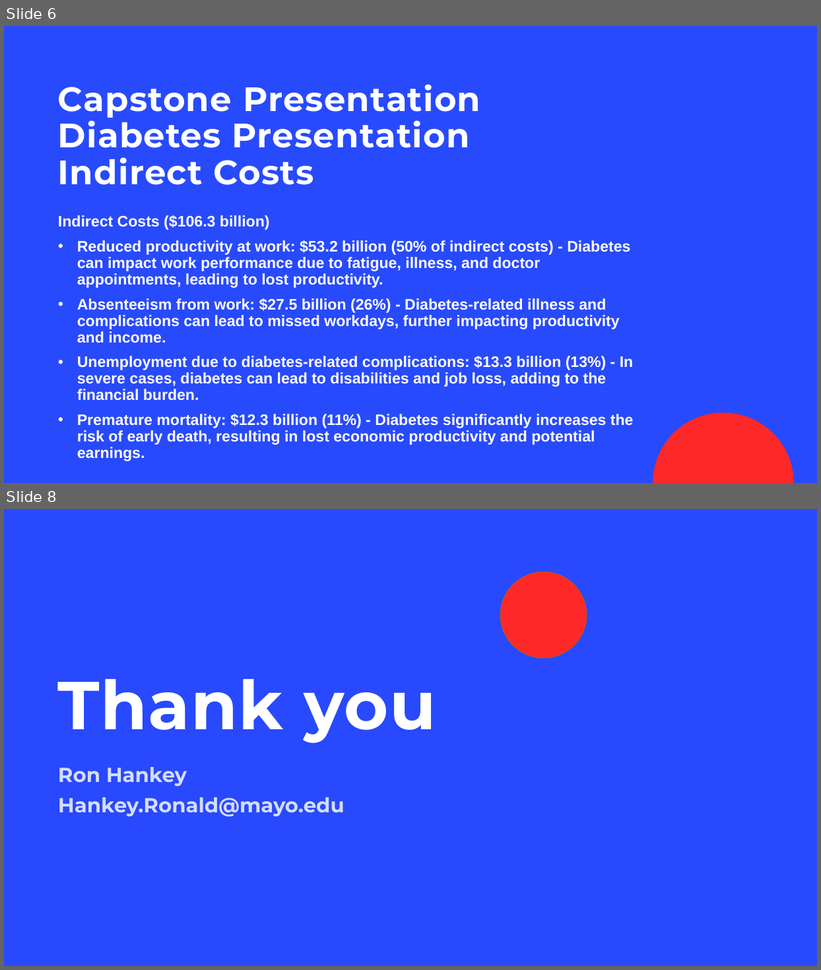
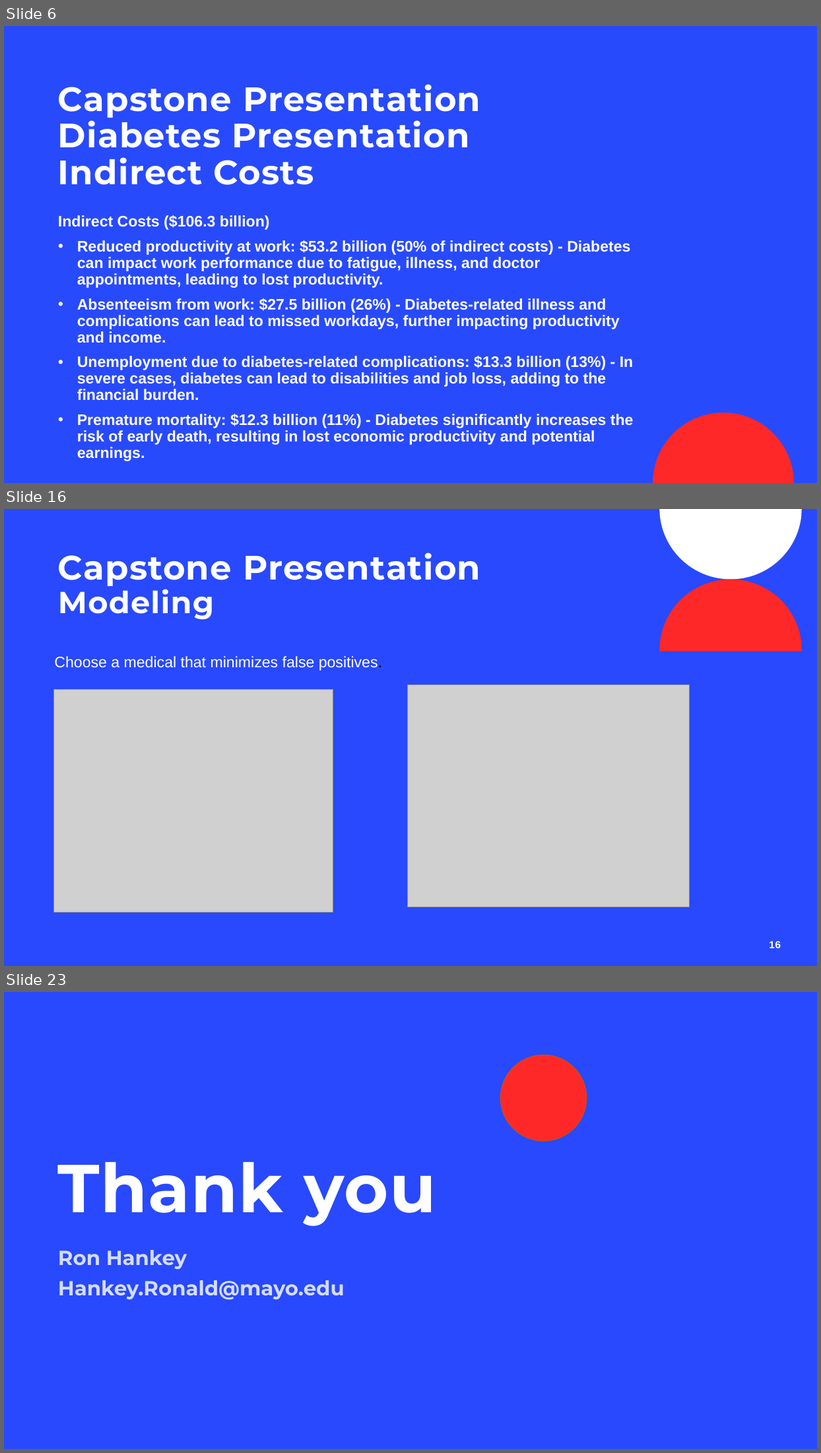
Before and after one commit to lykkelig/Capstone-Two, a slide deck: Capstone_Presentation.pptx. Shown one above the other, each under a label of ours: slides 6 and 8 before the commit, slides 6, 16 and 23 after it; the slides between them are not shown. The pictures are 821x970 and 821x1453 pixels, drawn with LibreOffice and Linux fonts; fonts in the diff are those of the drawing; grey boxes stand for pictures; background and template pictures are left out. Boxes give left, top, right and bottom in pixels: in the first picture for what was removed or moved away, otherwise in the second. Text is boxed around its words. In the diff, an @@ line names an element or a change of style, - is before the commit and + after.

Commit message:
Update Capstone_Presentation.pptx
Updated presentation

```diff
--- a/Capstone_Presentation.pptx
+++ b/Capstone_Presentation.pptx
@@ slide 16 added at <box>4,509,817,966</box>, background #2849FD @@
@@ freeform shape added at <box>660,509,802,579</box>, fill #FFFFFF @@
@@ title added at <box>58,553,481,620</box>, 40 pt, text #FFFFFF, bold @@
+Capstone Presentation
+Modeling
@@ freeform shape added at <box>660,579,802,651</box>, fill #FF2828 @@
@@ text added at <box>54,656,382,671</box>, 18 pt, text #FFFFFF @@
+Choose a medical that minimizes false positives.
@@ picture added at <box>408,685,690,908</box> @@
@@ picture added at <box>54,690,333,913</box> @@
@@ page number added at <box>769,941,781,949</box>, 12 pt, text #FFFFFF, bold @@
+16
@@ what was slide 8 is now slide 23 @@
```
Also in this commit, not shown: 15 other slides added, 1 slide removed.
